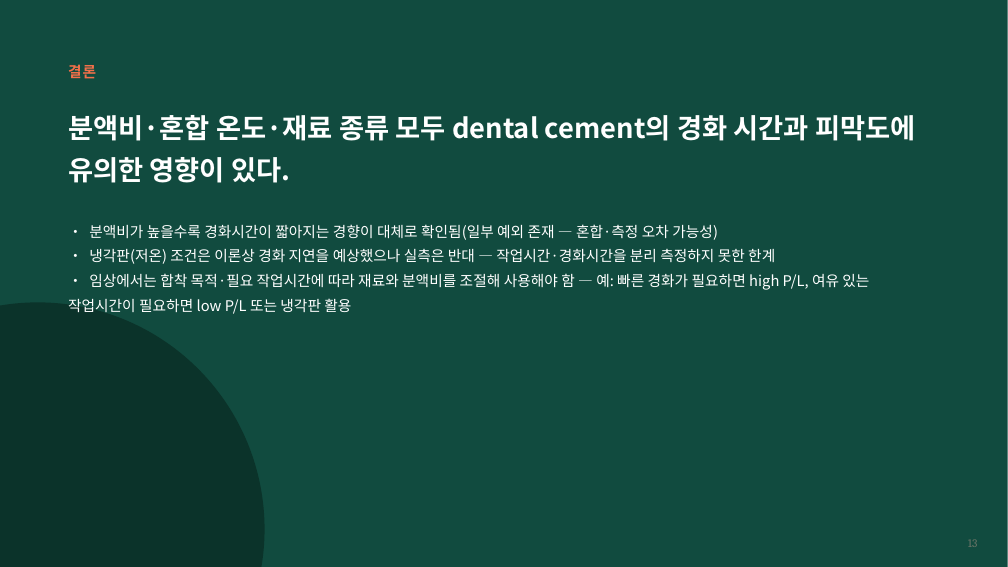
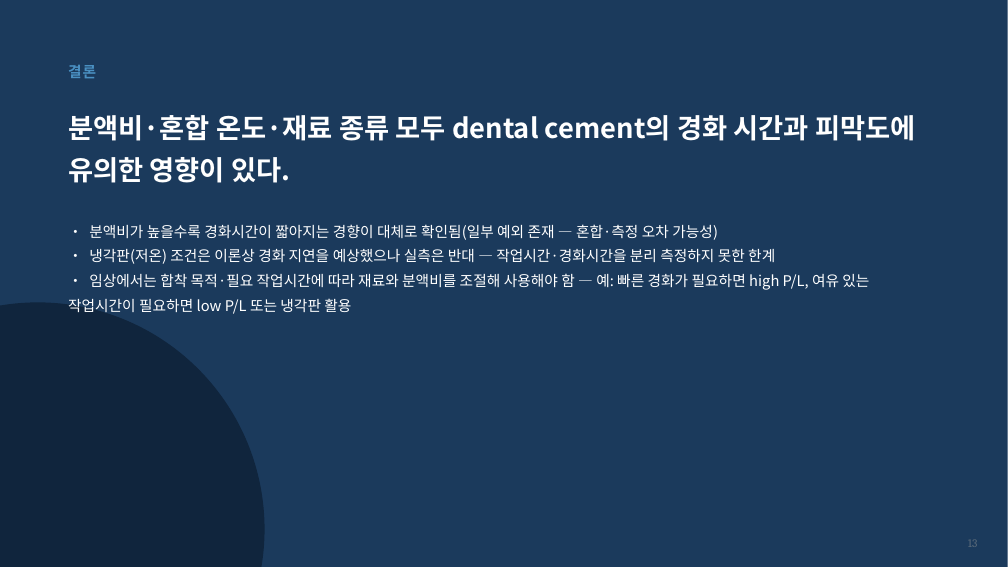
Before and after one commit to yojokem/-, a slide deck: slide 13 of 수복치과재료학실험/수복치과재료학실험_DentalCements_20260922.pptx. Drawn at 1008x567 pixels with LibreOffice and Linux fonts; fonts in the diff are those of the drawing. Boxes give left, top, right and bottom in pixels: in the first picture for what was removed or moved away, otherwise in the second. Text is boxed around its words. In the diff, an @@ line names an element or a change of style, - is before the commit and + after.

```diff
--- a/수복치과재료학실험/수복치과재료학실험_DentalCements_20260922.pptx
+++ b/수복치과재료학실험/수복치과재료학실험_DentalCements_20260922.pptx
@@ background #F5F6F5 to #F5F6F8 @@
@@ rectangle at bbox=[0, 0, 1008, 567]: fill #114B3F to #1B3A5C @@
@@ text "결론" at bbox=[68, 65, 96, 78]: text colour #F2704A to #4A90C2 @@
@@ ellipse at bbox=[0, 302, 265, 567]: fill #0B332A to #10253D @@
@@ text "13" at bbox=[968, 540, 977, 547]: text colour #6B7568 to #5B6B7A @@
```
Also in this commit, not shown: 13 other slides changed, 1 other file.
